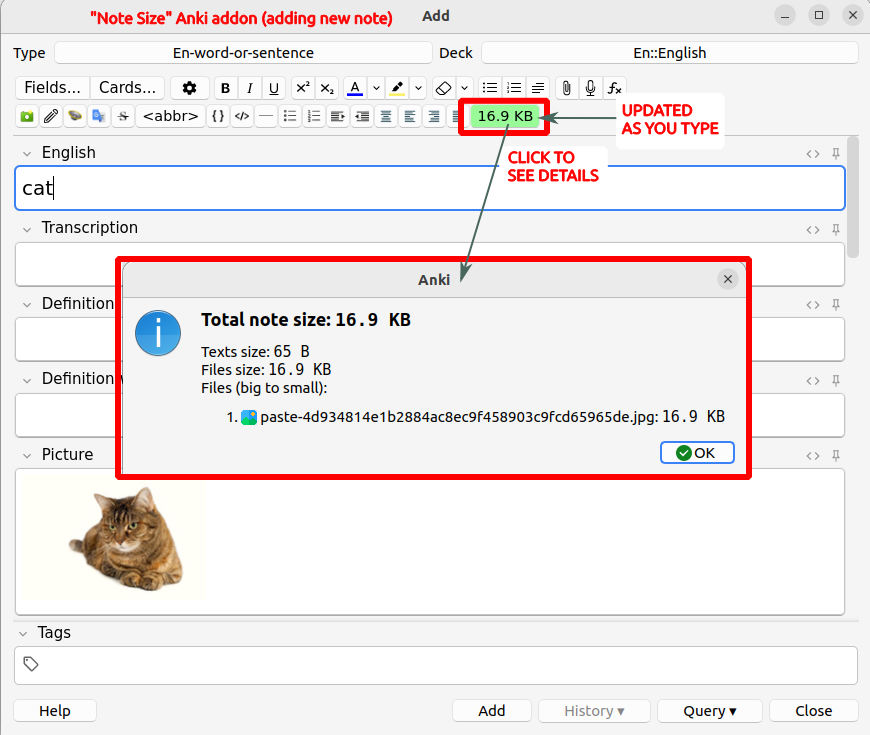
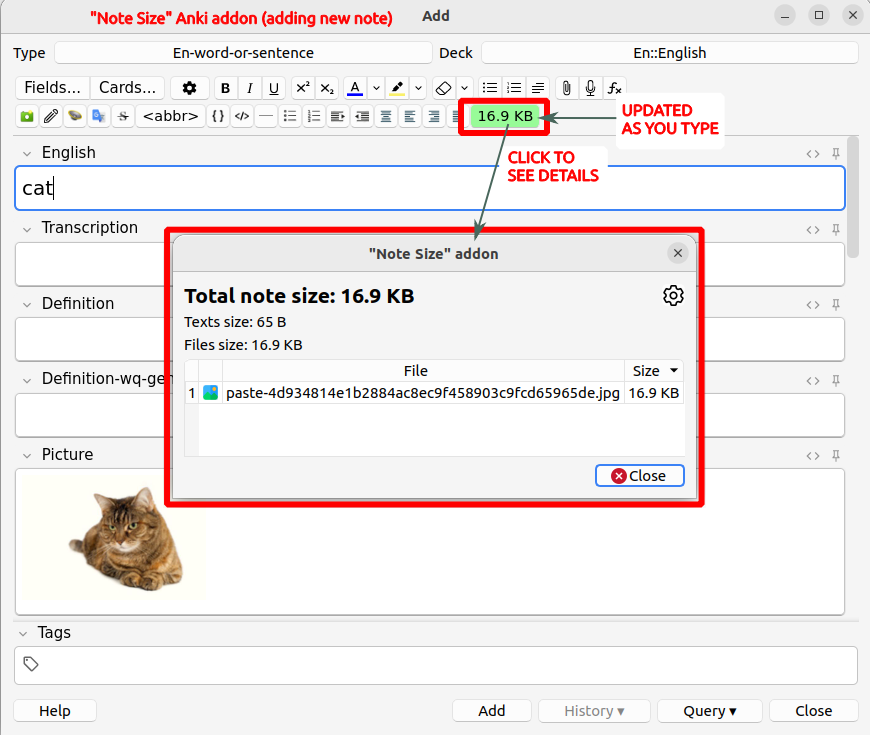
Before/after of a w=870, h=735 layered artwork. What changed in the layer stack:
painted on "Paint Layer 3 (pasted)" (1st of 2) over [115, 192, 752, 508]
painted on "Paint Layer 3 (pasted)" (2nd of 2) over [115, 125, 752, 508]
